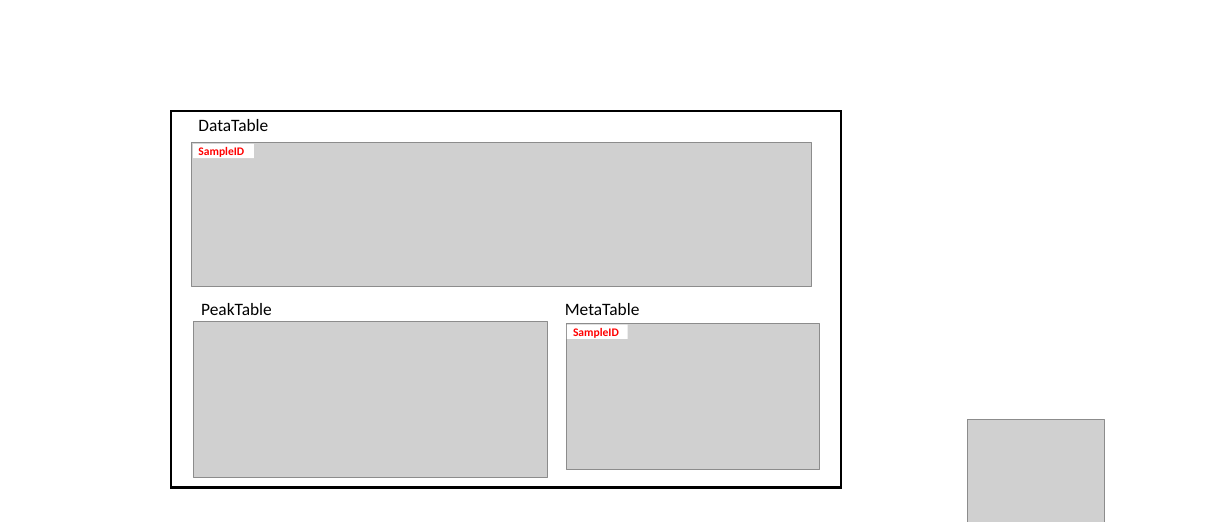
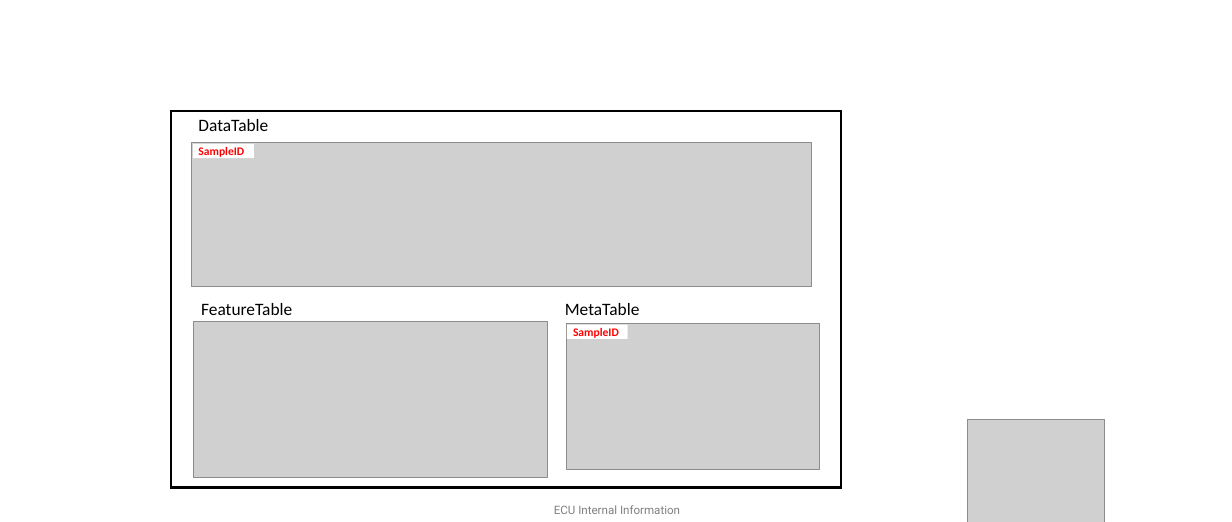
Before and after one commit to broadhurstdavid/TidyMet, a slide deck: slide 3 of res/tidyData.pptx. Drawn at 1232x522 pixels with LibreOffice and Linux fonts; fonts in the diff are those of the drawing; grey boxes stand for pictures. Boxes give left, top, right and bottom in pixels: in the first picture for what was removed or moved away, otherwise in the second. Text is boxed around its words. In the diff, an @@ line names an element or a change of style, - is before the commit and + after.

Commit message:
Update from Peak to Feature

```diff
--- a/res/tidyData.pptx
+++ b/res/tidyData.pptx
@@ text at (201, 303, 292, 315): text changed @@
-PeakTable
+FeatureTable
@@ text added at (554, 505, 680, 514), 12 pt, text #000000 at 50% opacity @@
+ECU Internal Information
```
Also in this commit, not shown: 4 other slides changed, 3 other files.
